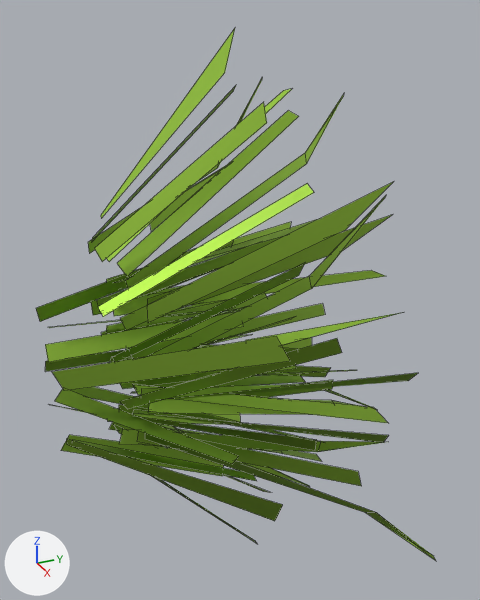
One commit to the FBX model Assets/Resources/Models/PRIM/VEGETATION/green_grass.fbx: the scene before it, then after it.
Both versions are drawn from a camera (50 mm lens) standing at (0.749, -0.105, 0.411) and looking at (-0.024, 0.242, 0.024). The axes (+X, +Y, +Z) are drawn at lower left. The lights are the same throughout. Mesh edges are drawn as thin lines.

Objects in the first picture: 'export_green_grass'.
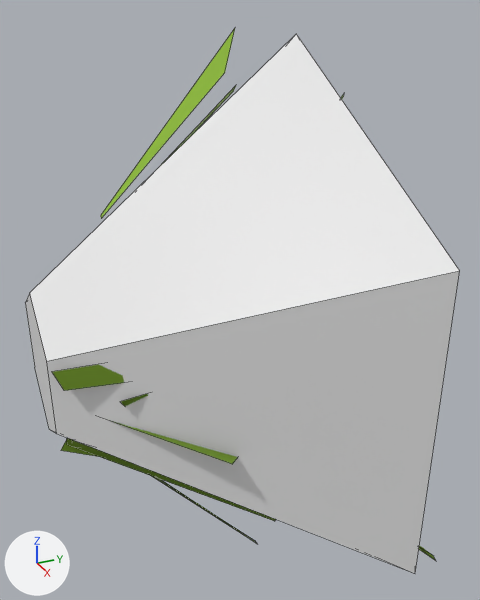
Boxes [x1, y1, x2, y2] around the edits, measured in the pictures (480 x 600 px):
'c_green_grass', added: after [25, 34, 460, 573]
'export_green_grass', unchanged, covered by the edit: before [36, 28, 436, 561]; after [52, 28, 436, 561]

Edits to the bpy script that builds the scene:
```text
Add me_c_green_grass:
    me_c_green_grass.from_pydata([(0.0, -0.037, -0.096), (0.0, 0.305, -0.37), (0.083, -0.037, -0.048), (0.32, 0.305, -0.185), (0.083, -0.037, 0.048), (0.32, 0.305, 0.185), (0.0, -0.037, 0.096), (0.0, 0.305, 0.37), (-0.083, -0.037, 0.048), (-0.32, 0.305, 0.185), (-0.083, -0.037, -0.048), (-0.32, 0.305, -0.185), (0.0, 0.452, -0.122), (0.106, 0.452, -0.061), (0.106, 0.452, 0.061), (0.0, 0.452, 0.122), (-0.106, 0.452, 0.061), (-0.106, 0.452, -0.061)], [], [(0, 1, 3, 2), (2, 3, 5, 4), (4, 5, 7, 6), (6, 7, 9, 8), (9, 7, 15, 16), (8, 9, 11, 10), (10, 11, 1, 0), (0, 2, 4, 6, 8, 10), (13, 12, 17, 16, 15, 14), (5, 3, 13, 14), (11, 9, 16, 17), (3, 1, 12, 13), (7, 5, 14, 15), (1, 11, 17, 12)])
Add ob_c_green_grass:
    ob_c_green_grass = bpy.data.objects.new('c_green_grass', me_c_green_grass)
    ob_c_green_grass.location = (0.0, 0.0, 0.0)
```
